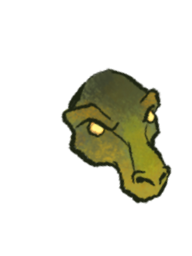
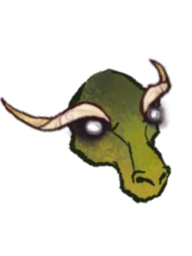
Two versions of the same layered image (192 x 256). Layer-by-layer changes:
added layer "Stump Shadow Horns Tinted.png" above "Stump Shadow Horns Untinted.png" over [83, 105, 164, 137]
added layer "Stump Shadow Horns Untinted.png" above "Head/Face Details" over [0, 56, 174, 150]
